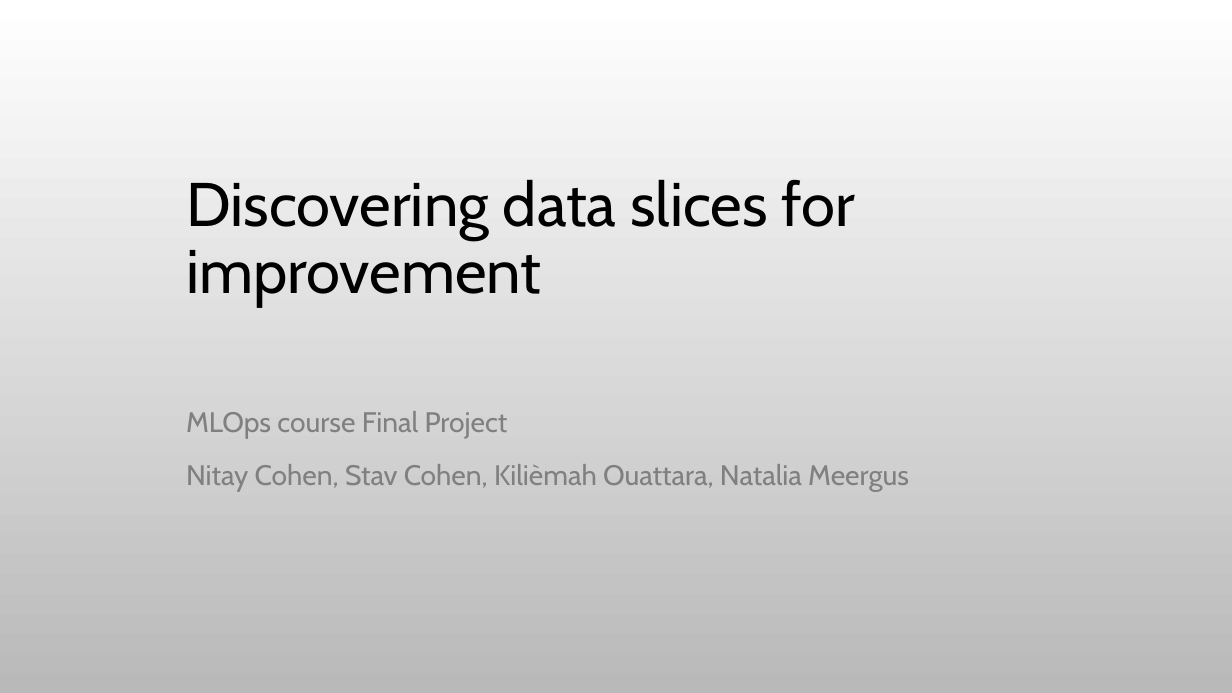
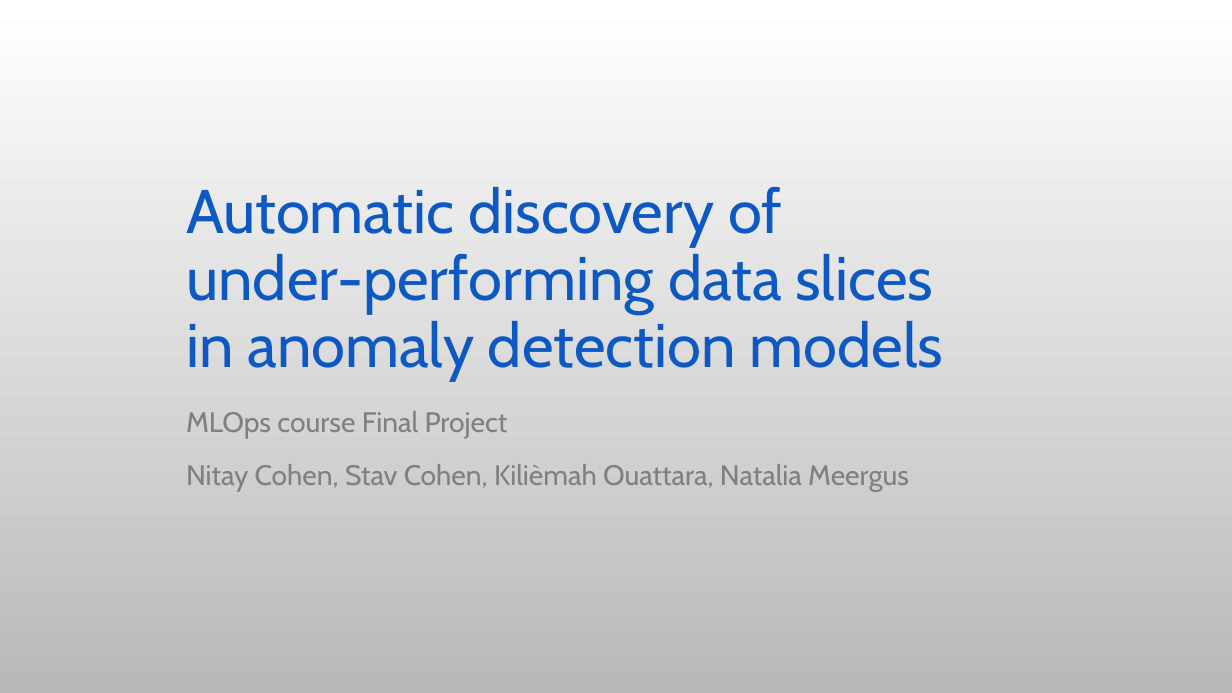
Before and after one commit to stavco9/mlops-final-project, a slide deck: slide 1 of docs/MLOps Final Project.pptx. Drawn at 1232x693 pixels with LibreOffice and Linux fonts; fonts in the diff are those of the drawing; background and template pictures are left out. Boxes give left, top, right and bottom in pixels: in the first picture for what was removed or moved away, otherwise in the second. Text is boxed around its words. In the diff, an @@ line names an element or a change of style, - is before the commit and + after.

```diff
--- a/docs/MLOps Final Project.pptx
+++ b/docs/MLOps Final Project.pptx
@@ title at (x1=186, y1=187, x2=944, y2=381): text changed; text colour #000000 to #0E58C4 @@
-Discovering data slices for improvement
+Automatic discovery of
+under-performing data slices
+in anomaly detection models
```
Also in this commit, not shown: 20 other slides changed, 6 slides added.
